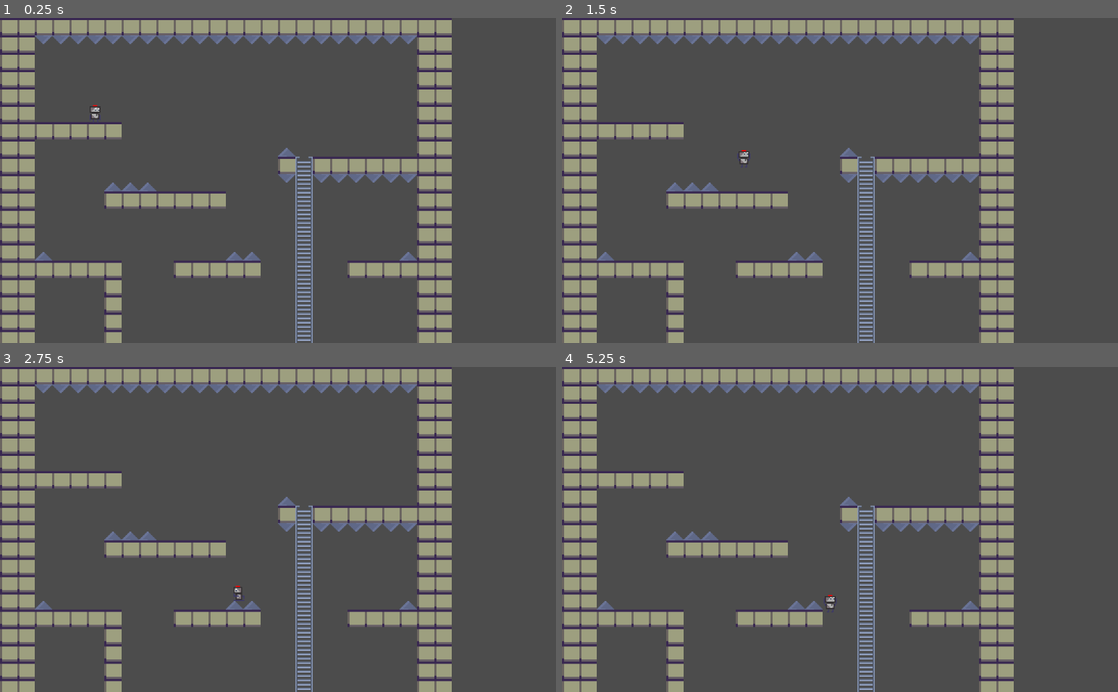
Above: before the commit, frames 1-4 (two rows, left to right).
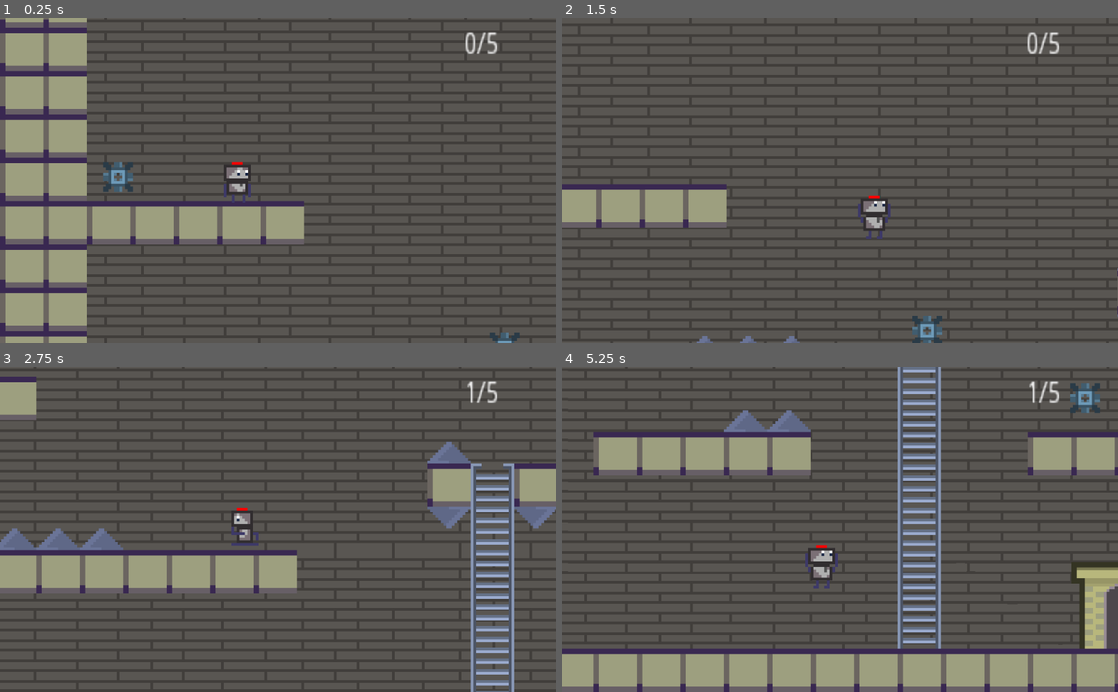
Above: after the commit, the same moments.

Repository: THONYGD74/Prueba
Game: Godot game, scene res://Escenas/niveles/nivel1.tscn
Same seed, same stepped clock (60 frames per second), same inputs: the game is played once before the commit and once after it.
Inputs:
- Up to frame 1 (0.25 s): no input
- Up to frame 2 (1.5 s): tap Enter (ui_accept) at 0.5, 0.6, 0.77, 1.07, 1.35 s; hold Right (ui_right) from 0.53 s (still down)
- Up to frame 3 (2.75 s): tap Enter (ui_accept) at 1.52, 1.82, 2.1 s; release Right (ui_right) at 2.03 s; hold Left (ui_left) from 2.03 s (still down)
- Up to frame 4 (5.25 s): release Left (ui_left) at 2.78 s; hold Right (ui_right) 2.78-4.28 s; tap Enter (ui_accept) at 2.85, 3.02, 3.32, 3.6, 3.77, 4.07, 4.35, 4.52, 4.82, 5.1 s; hold Left (ui_left) 4.28-5.03 s; hold Right (ui_right) from 5.03 s (still down)

The runs differ from the first frame. In frame 1, 32% of the frame differs, in the area x 0-94%, y 0-100%; in frame 2, 24%; in frame 3, 33%; in frame 4, 46%, in the area x 0-100%, y 0-100%.

Commit message:
hay muchos cambios, como agregar el contador, hacer que la puerta se habra cuando tengas 5 piezas... revisa los autoloads y la carpeta scrip y escenas...

Diff:
--- a/Escenas/Jugador2D.tscn
+++ b/Escenas/Jugador2D.tscn
@@ -22,6 +22,10 @@
 atlas = ExtResource( 2 )
 region = Rect2( 96, 0, 32, 32 )
 
+[sub_resource type="AtlasTexture" id=11]
+atlas = ExtResource( 4 )
+region = Rect2( 0, 0, 32, 32 )
+
 [sub_resource type="AtlasTexture" id=5]
 atlas = ExtResource( 1 )
 region = Rect2( 0, 0, 32, 32 )
@@ -37,10 +41,6 @@
 [sub_resource type="AtlasTexture" id=8]
 atlas = ExtResource( 1 )
 region = Rect2( 96, 0, 32, 32 )
-
-[sub_resource type="AtlasTexture" id=11]
-atlas = ExtResource( 4 )
-region = Rect2( 0, 0, 32, 32 )
 
 [sub_resource type="AtlasTexture" id=14]
 atlas = ExtResource( 5 )
@@ -63,22 +63,22 @@
 "frames": [ SubResource( 1 ), SubResource( 2 ), SubResource( 3 ), SubResource( 4 ) ],
 "loop": true,
 "name": "idle",
-"speed": 5.0
-}, {
-"frames": [ SubResource( 5 ), SubResource( 6 ), SubResource( 7 ), SubResource( 8 ) ],
-"loop": true,
-"name": "run",
-"speed": 5.0
+"speed": 8.0
 }, {
 "frames": [ SubResource( 11 ) ],
 "loop": true,
 "name": "jump",
 "speed": 5.0
 }, {
+"frames": [ SubResource( 5 ), SubResource( 6 ), SubResource( 7 ), SubResource( 8 ) ],
+"loop": true,
+"name": "run",
+"speed": 8.0
+}, {
 "frames": [ SubResource( 14 ), SubResource( 15 ), SubResource( 16 ), SubResource( 17 ) ],
 "loop": true,
 "name": "ladder",
-"speed": 5.0
+"speed": 8.0
 } ]
 
 [sub_resource type="RectangleShape2D" id=12]
@@ -87,9 +87,11 @@
 [sub_resource type="RectangleShape2D" id=13]
 extents = Vector2( 1, 10 )
 
-[node name="jugador" type="KinematicBody2D"]
+[node name="jugador" type="KinematicBody2D" groups=["jugador"]]
 position = Vector2( 426, 324 )
 script = ExtResource( 3 )
+jump = 250
+sp_ladder = 150
 
 [node name="AnimatedSprite" type="AnimatedSprite" parent="."]
 frames = SubResource( 9 )
@@ -101,7 +103,18 @@
 shape = SubResource( 12 )
 
 [node name="Camera2D" type="Camera2D" parent="."]
+current = true
 zoom = Vector2( 0.4, 0.4 )
+process_mode = 0
+drag_margin_h_enabled = true
+drag_margin_v_enabled = true
+smoothing_enabled = true
+smoothing_speed = 7.0
+drag_margin_left = 0.0
+drag_margin_top = 0.45
+drag_margin_right = 0.0
+drag_margin_bottom = 0.0
+editor_draw_drag_margin = true
 
 [node name="ladder" type="Area2D" parent="."]
 collision_layer = 512
@@ -111,5 +124,14 @@
 position = Vector2( 2, 0 )
 shape = SubResource( 13 )
 
+[node name="GUI" type="CanvasLayer" parent="."]
+
+[node name="piezas" type="Label" parent="GUI"]
+margin_left = 854.0
+margin_top = 22.0
+margin_right = 894.0
+margin_bottom = 36.0
+rect_scale = Vector2( 3.09524, 4.07331 )
+
 [connection signal="body_entered" from="ladder" to="." method="_on_ladder_body_entered"]
 [connection signal="body_exited" from="ladder" to="." method="_on_ladder_body_exited"]
--- /dev/null
+++ b/Escenas/Puerta.tscn
@@ -0,0 +1,20 @@
+[gd_scene load_steps=4 format=2]
+
+[ext_resource path="res://Assets/64-bit/door.png" type="Texture" id=1]
+[ext_resource path="res://scrips/Puerta.gd" type="Script" id=2]
+
+[sub_resource type="RectangleShape2D" id=1]
+extents = Vector2( 16, 16 )
+
+[node name="Puerta" type="Area2D"]
+script = ExtResource( 2 )
+
+[node name="CollisionShape2D" type="CollisionShape2D" parent="."]
+position = Vector2( 0, 8 )
+shape = SubResource( 1 )
+disabled = true
+
+[node name="Sprite" type="Sprite" parent="."]
+texture = ExtResource( 1 )
+
+[connection signal="body_entered" from="." to="." method="_on_Puerta_body_entered"]
--- a/Escenas/niveles/nivel1.tscn
+++ b/Escenas/niveles/nivel1.tscn
@@ -1,10 +1,14 @@
-[gd_scene load_steps=12 format=2]
+[gd_scene load_steps=16 format=2]
 
 [ext_resource path="res://Assets/64-bit/bloque.png" type="Texture" id=1]
 [ext_resource path="res://Assets/64-bit/escena_1.png" type="Texture" id=2]
 [ext_resource path="res://Assets/64-bit/escala_y_mas.png" type="Texture" id=3]
 [ext_resource path="res://Escenas/Jugador2D.tscn" type="PackedScene" id=4]
 [ext_resource path="res://Escenas/escaleras.tscn" type="PackedScene" id=5]
+[ext_resource path="res://scrips/Niveles/nivel1.gd" type="Script" id=6]
+[ext_resource path="res://Escenas/pieza.tscn" type="PackedScene" id=7]
+[ext_resource path="res://Assets/64-bit/fondo_bot.png" type="Texture" id=8]
+[ext_resource path="res://Escenas/Puerta.tscn" type="PackedScene" id=9]
 
 [sub_resource type="ConvexPolygonShape2D" id=1]
 points = PoolVector2Array( 0, 0, 32, 0, 32, 32, 0, 32 )
@@ -77,28 +81,63 @@
 0/z_index = 0
 
 [node name="nivel1" type="Node2D"]
+script = ExtResource( 6 )
 
-[node name="TileMap" type="TileMap" parent="."]
+[node name="Puerta" parent="." instance=ExtResource( 9 )]
+position = Vector2( 720, 576 )
+
+[node name="ParallaxBackground" type="ParallaxBackground" parent="."]
+
+[node name="ParallaxLayer" type="ParallaxLayer" parent="ParallaxBackground"]
+motion_scale = Vector2( 0.4, 1 )
+motion_mirroring = Vector2( 416, 320 )
+
+[node name="Sprite" type="Sprite" parent="ParallaxBackground/ParallaxLayer"]
+texture = ExtResource( 8 )
+centered = false
+
+[node name="Tiles" type="Node2D" parent="."]
+
+[node name="TileMap" type="TileMap" parent="Tiles"]
 tile_set = SubResource( 2 )
 cell_size = Vector2( 32, 32 )
 format = 1
 tile_data = PoolIntArray( 0, 0, 0, 1, 0, 0, 2, 0, 0, 3, 0, 0, 4, 0, 0, 5, 0, 0, 6, 0, 0, 7, 0, 0, 8, 0, 0, 9, 0, 0, 10, …(2084 unchanged characters)…
 
-[node name="pinchos" type="TileMap" parent="."]
+[node name="pinchos" type="TileMap" parent="Tiles"]
 tile_set = SubResource( 4 )
 cell_size = Vector2( 32, 32 )
 format = 1
 tile_data = PoolIntArray( 65538, 1610612736, 0, 65539, 1610612736, 0, 65540, 1610612736, 0, 65541, 1610612736, 0, 65542 …(664 unchanged characters)…
+
+[node name="escaleras" parent="Tiles" instance=ExtResource( 5 )]
+cell_clip_uv = true
+tile_data = PoolIntArray( 524305, 0, 0, 589841, 0, 1, 655377, 0, 1, 720913, 0, 1, 786449, 0, 1, 851985, 0, 1, 917521, 0, 1, 983057, 0, 1, 1048593, 0, 1, 1114129, 0, 1, 1179665, 0, 1 )
 
 [node name="Escena1" type="Sprite" parent="."]
 position = Vector2( 416, -384 )
 scale = Vector2( 2, 2 )
 texture = ExtResource( 2 )
 
-[node name="escaleras" parent="." instance=ExtResource( 5 )]
-cell_clip_uv = true
-tile_data = PoolIntArray( 524305, 0, 0, 589841, 0, 1, 655377, 0, 1, 720913, 0, 1, 786449, 0, 1, 851985, 0, 1, 917521, 0, 1, 983057, 0, 1, 1048593, 0, 1, 1114129, 0, 1, 1179665, 0, 1 )
-
 [node name="KinematicBody2D" parent="." instance=ExtResource( 4 )]
 position = Vector2( 177, 176 )
+lim_cam_der = 832
+lim_cam_down = 640
 ficc = 9
+
+[node name="piezas" type="Node" parent="."]
+
+[node name="pieza" parent="piezas" instance=ExtResource( 7 )]
+position = Vector2( 373, 299 )
+
+[node name="pieza2" parent="piezas" instance=ExtResource( 7 )]
+position = Vector2( 725, 227 )
+
+[node name="pieza3" parent="piezas" instance=ExtResource( 7 )]
+position = Vector2( 88, 173 )
+
+[node name="pieza4" parent="piezas" instance=ExtResource( 7 )]
+position = Vector2( 117, 427 )
+
+[node name="pieza5" parent="piezas" instance=ExtResource( 7 )]
+position = Vector2( 683, 422 )
--- /dev/null
+++ b/Escenas/pieza.tscn
@@ -0,0 +1,17 @@
+[gd_scene load_steps=4 format=2]
+
+[ext_resource path="res://scrips/pieza.gd" type="Script" id=1]
+[ext_resource path="res://Assets/64-bit/pieza.png" type="Texture" id=2]
+
+[sub_resource type="RectangleShape2D" id=1]
+
+[node name="pieza" type="Area2D"]
+script = ExtResource( 1 )
+
+[node name="CollisionShape2D" type="CollisionShape2D" parent="."]
+shape = SubResource( 1 )
+
+[node name="Sprite" type="Sprite" parent="."]
+texture = ExtResource( 2 )
+
+[connection signal="body_entered" from="." to="." method="_on_pieza_body_entered"]
--- a/project.godot
+++ b/project.godot
@@ -16,7 +16,7 @@
 
 [autoload]
 
-GlobalMotion="*res://scrips/GLOBAL_MOTION.gd"
+NIVEL1="*res://scrips/NIVEL1.gd"
 
 [physics]
 
--- a/scrips/GLOBAL_MOTION.gd
+++ /dev/null
@@ -1,7 +0,0 @@
-extends Node
-
-func move(inicio: int, final: int, progreso: int):
-	if inicio < final:
-		return min(inicio + progreso, final)
-	else:
-		return max(inicio - progreso, final)
--- a/scrips/Jugador2D.gd
+++ b/scrips/Jugador2D.gd
@@ -4,14 +4,28 @@
 var dir = 0
 var motion: Vector2 = Vector2()
 
-export var acc = 10
-export var ficc = 5
-export var maxspeed = 12000
+export (int) var lim_cam_der
+export (int) var lim_cam_izq
+export (int) var lim_cam_up
+export (int) var lim_cam_down
+
+export (int) var jump
+export (int) var sp_ladder
+export var acc = 15
+export var ficc = 7
+export var maxspeed = 11000
 
 var subiendo: bool
 var is_ladder: bool = false
 
+onready var camara = $Camera2D
 onready var anim = $AnimatedSprite
+
+func _ready():
+	camara.limit_bottom = lim_cam_down
+	camara.limit_left = lim_cam_izq
+	camara.limit_right = lim_cam_der
+	camara.limit_top = lim_cam_up
 
 func _physics_process(delta):
 
@@ -38,30 +52,42 @@
 		motion.x = move(motion.x, 0,ficc)
 
 	if Input.is_action_pressed("ui_up") and is_ladder :
-		motion.y -= 200
+		motion.y -= sp_ladder
 		subiendo = true
+		anim.play("ladder")
+	else:
+		subiendo = false
+
 	if Input.is_action_pressed("ui_down") and is_ladder:
-		motion.y += 200
+		motion.y += sp_ladder
 		subiendo = true
+	else:
+		subiendo = false
 
-	if Input.is_action_just_pressed("ui_up"):
+	if Input.is_action_just_pressed("ui_accept"):
 		if is_on_floor():
-			motion.y = -200
+			motion.y = -jump
 			anim.play("jump")
 
 func state_ma():
 
 	if motion.x == 0 and is_on_floor():
 		anim.play("idle")
+
 	if motion.x != 0 and is_on_floor():
 		anim.play("run")
+
 	if dir != 0:
 		anim.scale.x = dir
+
 	if motion.y and !is_on_floor() and !is_ladder:
 		anim.play("jump")
 
-	if !is_on_floor() and is_ladder and subiendo:
+	if !is_on_floor() and is_ladder:
 		anim.play("ladder")
+	if !subiendo and is_ladder and motion.y == 0 and !is_on_floor():
+		anim.stop()
+
 
 func move(inicio: int, final: int, progreso: int):
 	if inicio < final:
@@ -78,4 +104,3 @@
 func _on_ladder_body_exited(body):
 	if body.is_in_group("escaleras"):
 		is_ladder = false
-		subiendo = false
--- /dev/null
+++ b/scrips/NIVEL1.gd
@@ -0,0 +1,8 @@
+extends Node
+
+var piezas: int
+func _ready():
+	piezas = 0
+
+func _process(delta):
+	piezas = clamp(piezas, 0, 5)
--- /dev/null
+++ b/scrips/Niveles/nivel1.gd
@@ -0,0 +1,17 @@
+extends Node2D
+
+onready var puerta = $Puerta
+onready var Piezas_contador = $KinematicBody2D/GUI/piezas
+var piezas_restantes
+
+func _ready():
+	piezas_restantes = $piezas.get_child_count()
+
+
+func _process(delta):
+	Piezas_contador.text = str(NIVEL1.piezas,"/",piezas_restantes)
+	habrir_pueta()
+
+func habrir_pueta():
+	if NIVEL1.piezas == 5:
+		puerta.piezas_listas = true
--- /dev/null
+++ b/scrips/Puerta.gd
@@ -0,0 +1,15 @@
+extends Area2D
+
+var piezas_listas : bool = false
+export (String) var nivel
+
+onready var coll = $CollisionShape2D
+
+func _process(delta):
+	if piezas_listas == true:
+		coll.disabled = false
+
+func _on_Puerta_body_entered(body):
+	if body.is_in_group("jugador"):
+		get_tree().call_deferred("reload_current_scene")
+		NIVEL1.piezas = 0
--- /dev/null
+++ b/scrips/pieza.gd
@@ -0,0 +1,22 @@
+extends Area2D
+
+
+# Declare member variables here. Examples:
+# var a = 2
+# var b = "text"
+
+
+# Called when the node enters the scene tree for the first time.
+func _ready():
+	pass # Replace with function body.
+
+
+# Called every frame. 'delta' is the elapsed time since the previous frame.
+#func _process(delta):
+#	pass
+
+
+func _on_pieza_body_entered(body):
+	if body.is_in_group("jugador"):
+		queue_free()
+		NIVEL1.piezas += 1
Binary file changed: Assets/64-bit/jump_bot.png
Binary file added: Assets/64-bit/pieza.png
Not shown, added: Assets/64-bit/pieza.png.import
